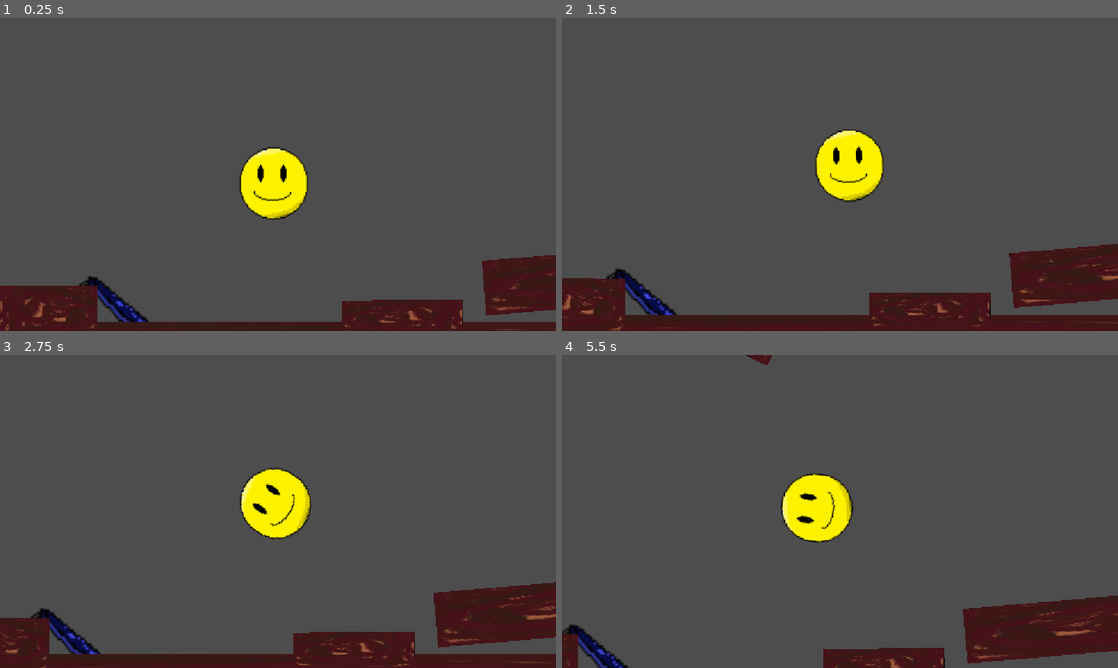
Above: before the commit, frames 1-4 (two rows, left to right).
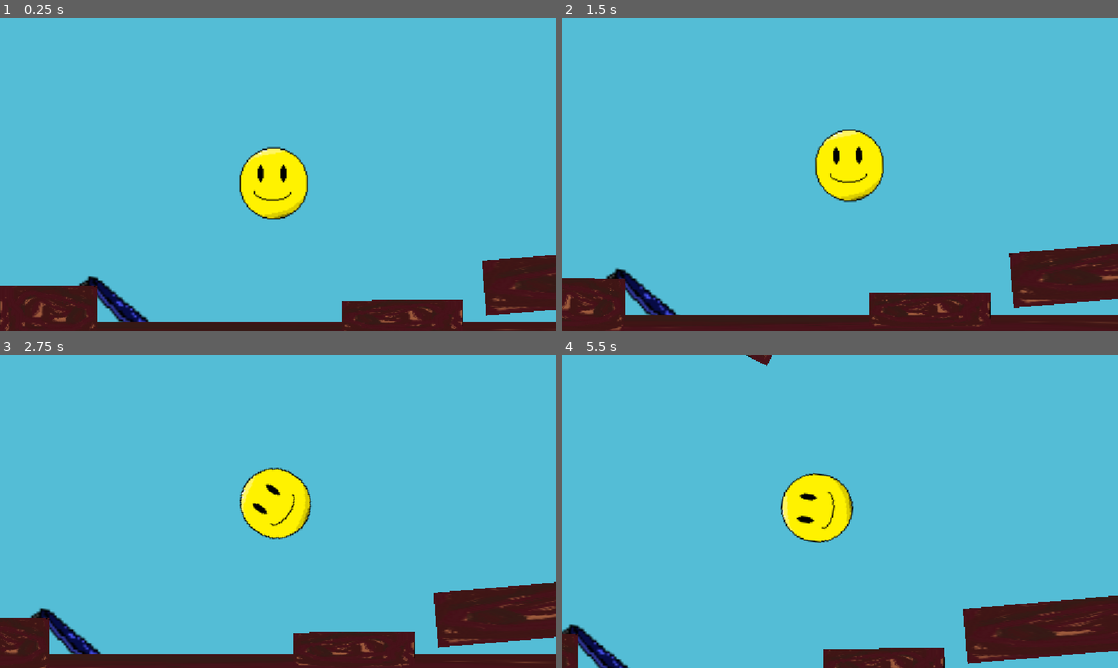
Above: after the commit, the same moments.

Repository: cyan-teal/hole-bounce
Game: Godot game, scene res://scenes/main.tscn
Two runs of this game, one before a commit and one after it. Both use one fixed random seed, a clock stepped at 60 frames per second and the inputs below. The engine's default icon, where the game draws it, is replaced by a stand-in: a white triangle on a blue panel in a dark square.
Inputs:
- Up to frame 1 (0.25 s): no input
- Up to frame 2 (1.5 s): hold Right (go_right) 0.53-1.28 s; hold Space (pass) 0.53-1.28 s; hold Left (go_left) from 1.28 s (still down); tap Space (pass) at 1.35 s
- Up to frame 3 (2.75 s): release Left (go_left) at 2.03 s; hold Right (go_right) from 2.03 s (still down); hold Space (pass) from 2.03 s (still down)
- Up to frame 4 (5.5 s): release Space (pass) at 2.78 s; tap Space (pass) at 2.85, 4.35 s; release Right (go_right) at 3.53 s; hold Space (pass) 3.53-4.28 s; hold Left (go_left) from 3.53 s (still down); hold Space (pass) from 5.03 s (still down)

The runs differ from the first frame. In frame 1, 89% of the frame differs, in the area x 0-100%, y 0-98%; in frame 2, 86%; in frame 3, 87%; in frame 4, 91%, in the area x 0-100%, y 0-100%.

Commit message:
Lint and change background colour

Diff:
--- a/hole-bounce/project.godot
+++ b/hole-bounce/project.godot
@@ -49,3 +49,4 @@
 rendering_device/driver.windows="d3d12"
 renderer/rendering_method="gl_compatibility"
 renderer/rendering_method.mobile="gl_compatibility"
+environment/defaults/default_clear_color=Color(0.33083495, 0.7395842, 0.8403488, 1)
--- a/hole-bounce/scripts/launch_pad 1.gd
+++ b/hole-bounce/scripts/launch_pad 1.gd
@@ -8,7 +8,7 @@
 
 
 # Called every frame. 'delta' is the elapsed time since the previous frame.
-func _process(delta: float) -> void:
+func _process(_delta: float) -> void:
 	pass
 
 func _on_area_2d_body_entered(body: Node2D) -> void:
